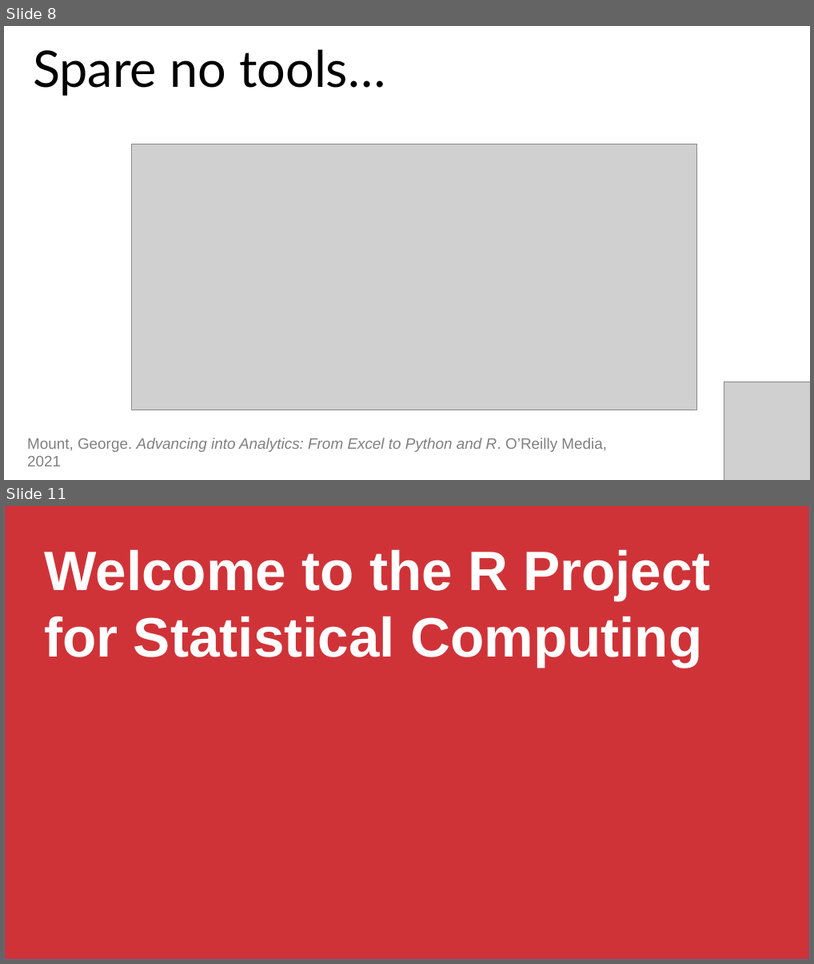
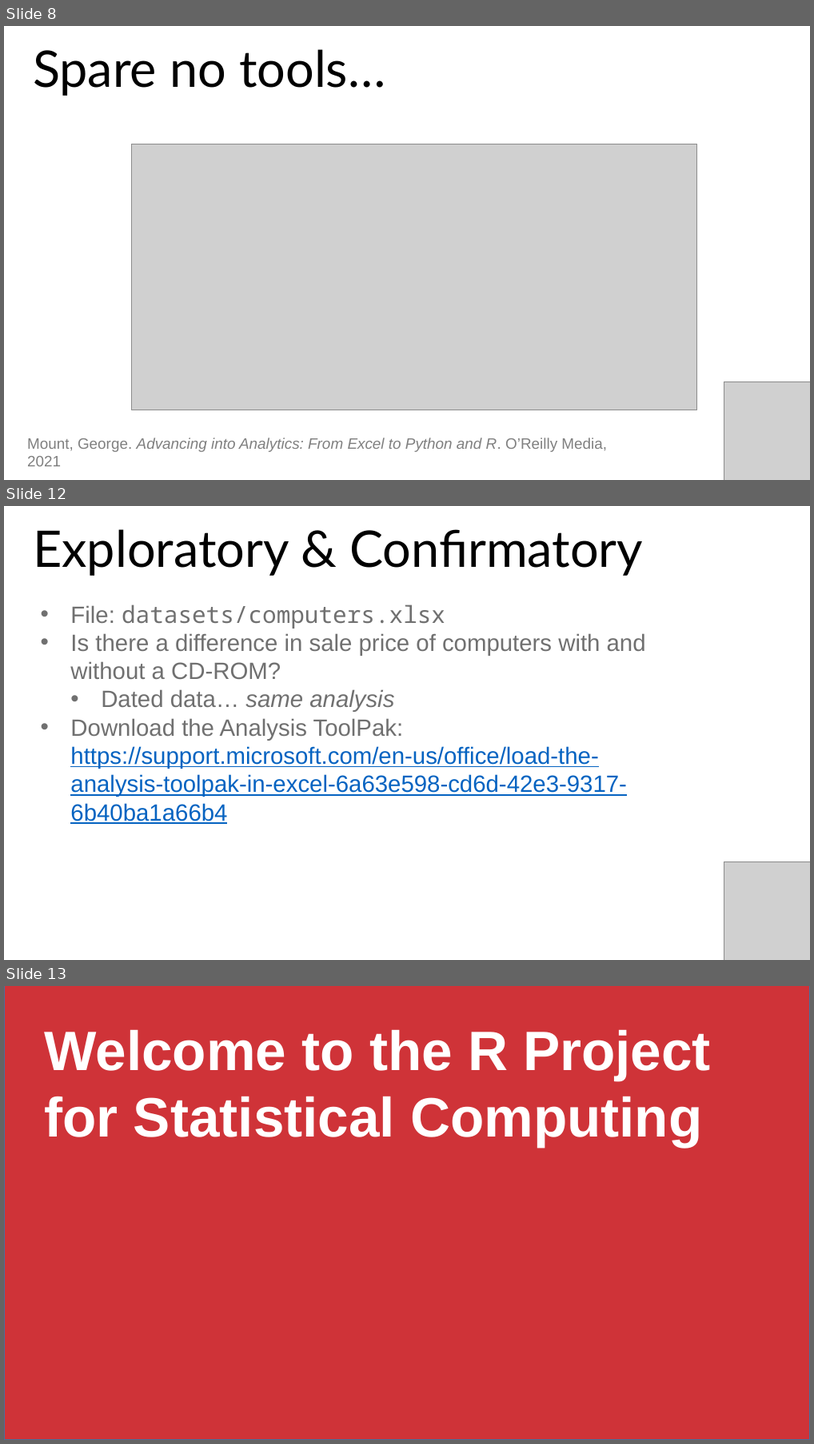
Before and after one commit to stringfestdata/advancing-into-analytics-ps-meetup, a slide deck: advancing-into-analytics-presentation.pptx. Shown one above the other, each under a label of ours: slides 8 and 11 before the commit, slides 8, 12 and 13 after it; the slides between them are not shown. The pictures are 814x964 and 814x1444 pixels, drawn with LibreOffice and Linux fonts; fonts in the diff are those of the drawing; grey boxes stand for pictures. Boxes give left, top, right and bottom in pixels: in the first picture for what was removed or moved away, otherwise in the second. Text is boxed around its words. In the diff, an @@ line names an element or a change of style, - is before the commit and + after.

```diff
--- a/advancing-into-analytics-presentation.pptx
+++ b/advancing-into-analytics-presentation.pptx
@@ slide 12 added at (4,506,810,960), background #FFFFFF @@
@@ text added at (33,529,643,576), 60 pt, text #000000 @@
+Exploratory & Confirmatory
@@ text added at (70,604,646,824), 28 pt, text #707070 @@
+• File: datasets/computers.xlsx
+• Is there a difference in sale price of computers with and without a CD-ROM?
+  • Dated data… same analysis
+• Download the Analysis ToolPak: https://support.microsoft.com/en-us/office/load-the-analysis-toolpak-in-excel-6a63e598-cd6d-42e3-9317-6b40ba1a66b4
@@ picture added at (725,861,810,960) @@
@@ what was slide 11 is now slide 13 @@
```
Also in this commit, not shown: 4 slides changed, 1 other slide added.
